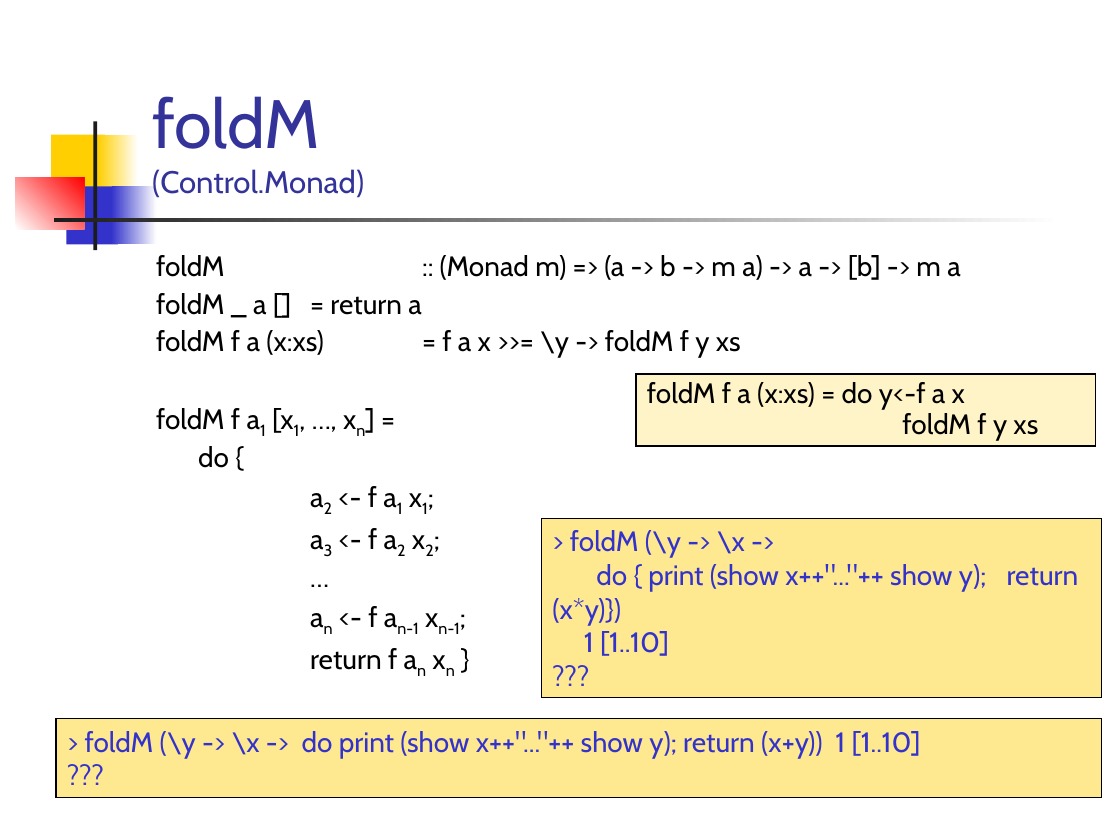
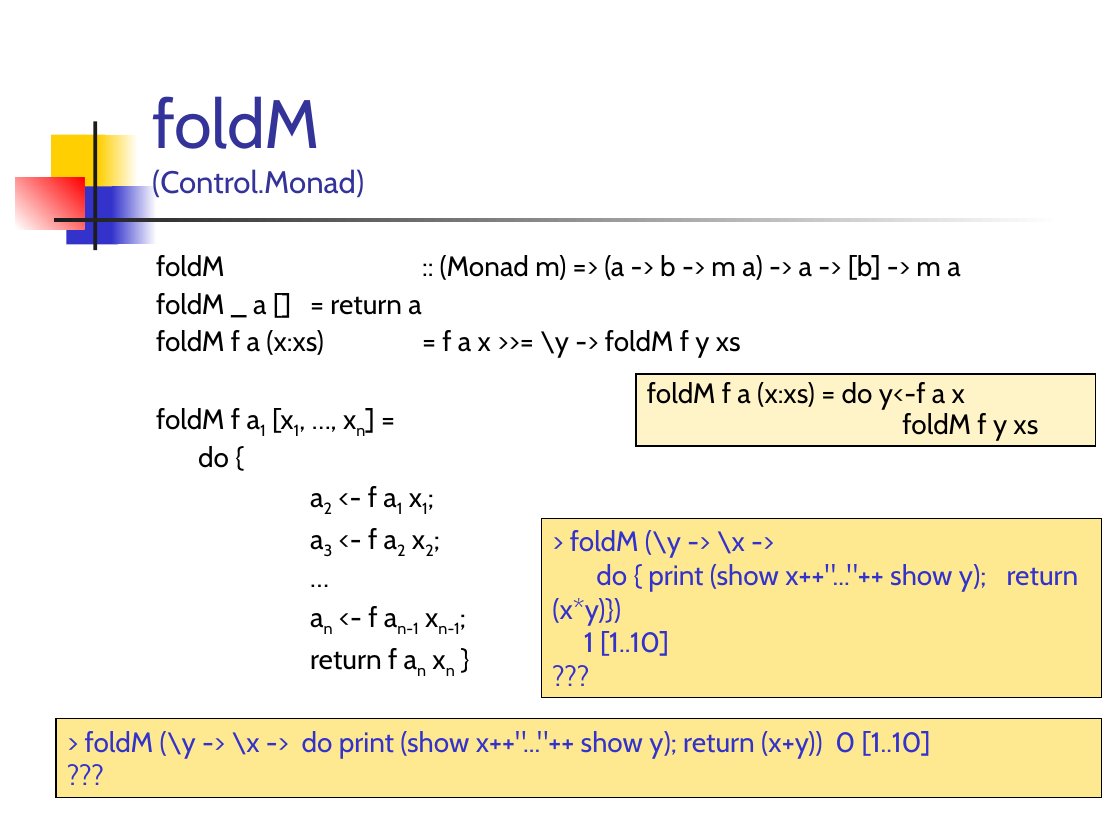
Before and after one commit to Funkcionalne/Prednasky, a slide deck: slide 5 of 13/13_fpro.ppt (slide 8 before the commit). Drawn at 1120x840 pixels with LibreOffice and Linux fonts; fonts in the diff are those of the drawing. Boxes give left, top, right and bottom in pixels: in the first picture for what was removed or moved away, otherwise in the second. Text is boxed around its words. In the diff, an @@ line names an element or a change of style, - is before the commit and + after.

```diff
--- a/13/13_fpro.ppt
+++ b/13/13_fpro.ppt
@@ text in rectangle at (85, 731, 931, 758): text changed @@
-> foldM (\y -> \x -> do print (show x++"..."++ show y); return (x+y)) 1 [1..10]
+> foldM (\y -> \x -> do print (show x++"..."++ show y); return (x+y)) 0 [1..10]
```
Also in this commit, not shown: 4 other slides changed, 6 slides removed, 8 other files.
